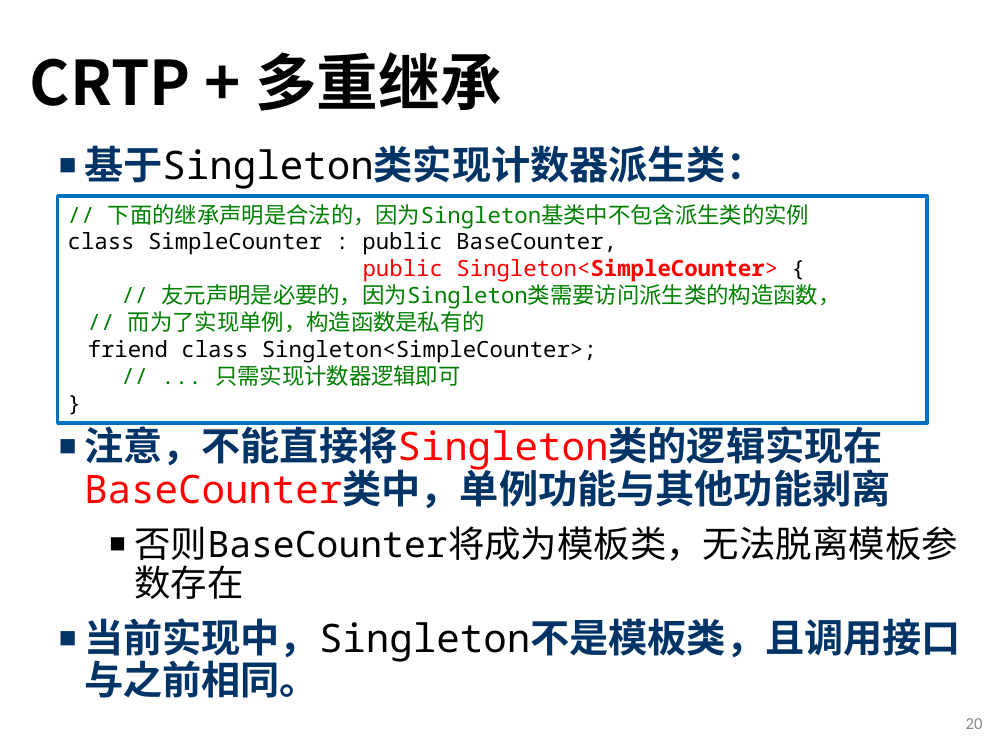
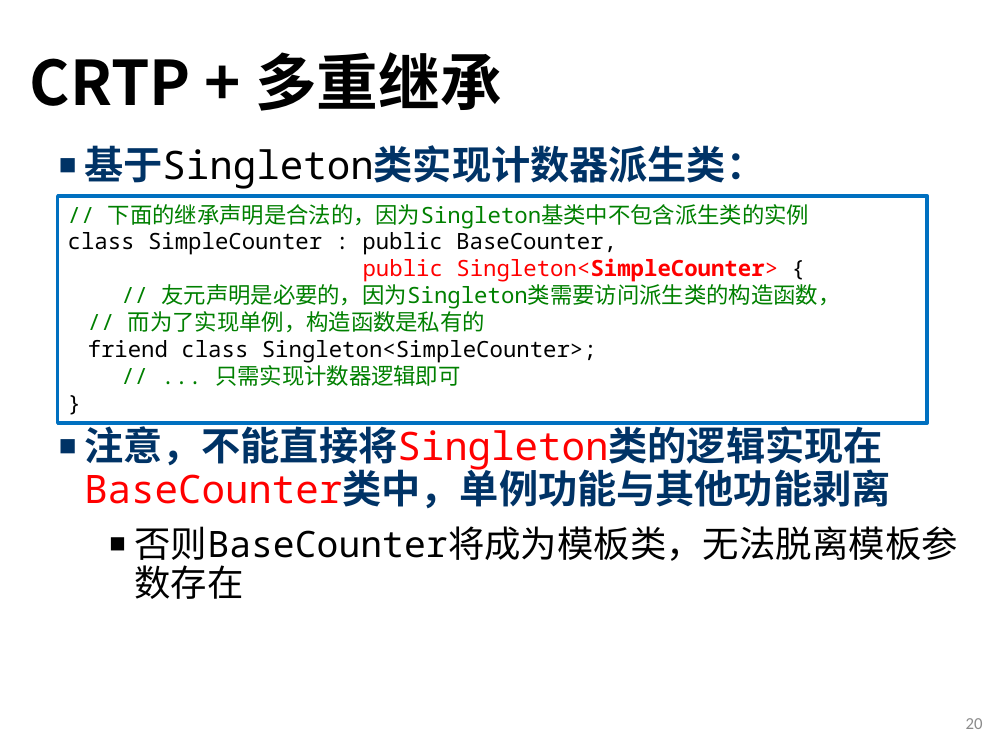
Before and after one commit to thunlp/OOP-THU, a slide deck: slide 20 of L11-创建型模式-2019.pptx. Drawn at 1008x756 pixels with LibreOffice and Linux fonts; fonts in the diff are those of the drawing. Boxes give left, top, right and bottom in pixels: in the first picture for what was removed or moved away, otherwise in the second. Text is boxed around its words. In the diff, an @@ line names an element or a change of style, - is before the commit and + after.

Commit message:
Update L11

```diff
--- a/L11-创建型模式-2019.pptx
+++ b/L11-创建型模式-2019.pptx
@@ text at (84,618,961,698): paragraph removed @@
-    ■ 当前实现中，Singleton不是模板类，且调用接口与之前相同。
```
